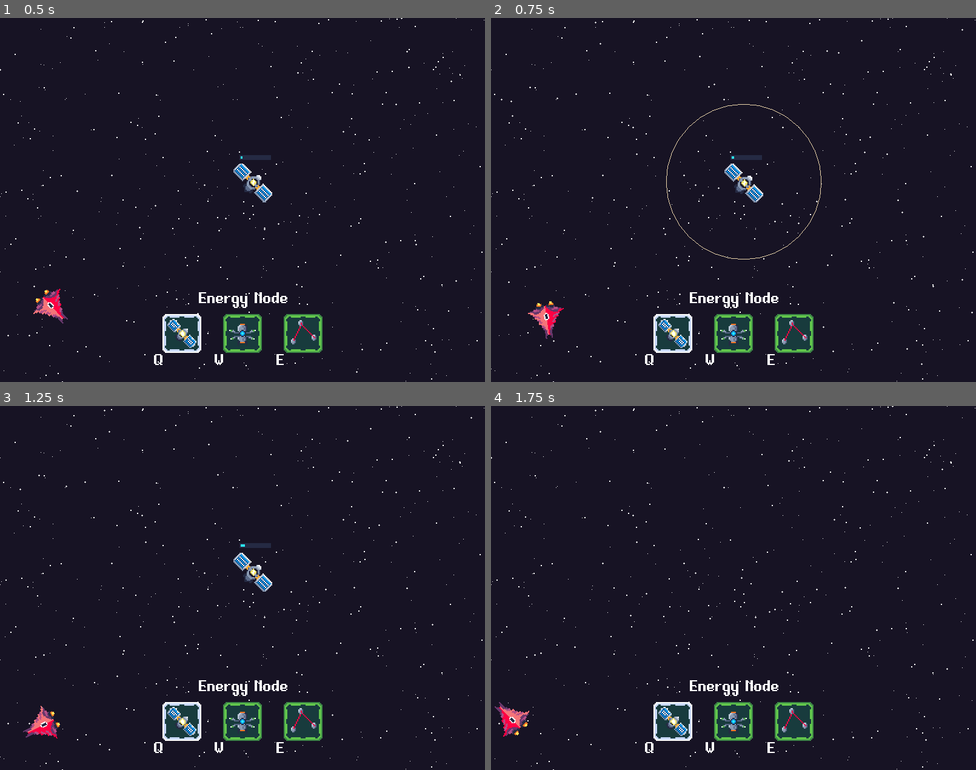
Above: before the commit, frames 1-4 (two rows, left to right).
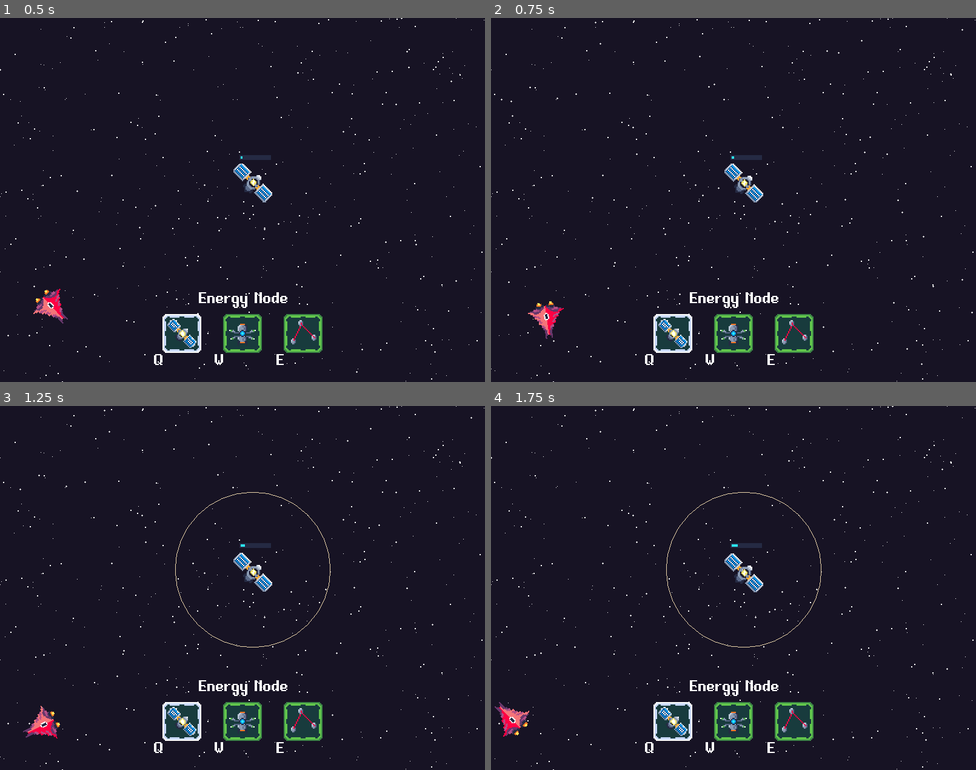
Above: after the commit, the same moments.

Repository: svntax/LD45-StartWithNothing
Game: Godot game, scene res://Scenes/Gameplay.tscn
Two runs of this game, one before a commit and one after it. Both use one fixed random seed, a clock stepped at 60 frames per second and the inputs below.
Inputs (mouse positions are in pixels of both pictures, inside the frame that each line leads up to):
- Up to frame 1 (0.5 s): no input
- Up to frame 2 (0.75 s): move the mouse to (743, 181) at 0.52 s; tap A (Attack) at 0.6 s; click (743, 181) at 0.67 s
- Up to frame 3 (1.25 s): right-click (252, 569) at 0.8 s
- Up to frame 4 (1.75 s): right-click (743, 569) at 1.35 s; click (743, 569) at 1.42 s; tap A (Attack) at 1.55 s

Frame 1 is identical in both runs. In frame 2, 0.2% of the frame differs, in the area x 36-69%, y 23-67%; in frame 3, 0.2%; in frame 4, 0.6%.

Commit message:
Implemented RTS controls

Diff:
--- a/Scripts/GameplayControls.gd
+++ b/Scripts/GameplayControls.gd
@@ -17,13 +17,12 @@
 onready var BUILD_ENERGY_MODE = 1;
 onready var BUILD_GUN_MODE = 2;
 onready var ADD_LINK_MODE = 3;
+onready var SHOOTING_MODE = 4;
 onready var currentMode = BUILD_ENERGY_MODE;
 
 
 func _process(delta):
     mouseArea.global_position = get_viewport().get_mouse_position()
-    if Input.is_action_just_pressed("deselect"):
-        deselectNode()
     if Input.is_action_just_pressed("BuildEnergyNode"):
         currentMode = BUILD_ENERGY_MODE;
         nodeSelectUI.selectEnergyNode()
@@ -36,6 +35,14 @@
         currentMode = ADD_LINK_MODE;
         nodeSelectUI.selectLinkIcon()
         print("Build link mode");
+    if Input.is_action_just_pressed("Attack"):
+        currentMode = SHOOTING_MODE;
+        #nodeSelectUI.selectLinkIcon() TODO
+        print("Build link mode");
+    if Input.is_action_just_pressed("NodeSelection"):
+        if $MouseArea.get_overlapping_areas().size() == 0:
+            print("No overlapping bodies");
+            deselectNode();
 
 
 func _ready():
--- a/Scripts/GunNode.gd
+++ b/Scripts/GunNode.gd
@@ -28,8 +28,8 @@
 
 func _input(event):
     if event is InputEventMouseButton:
-        if event.button_index == BUTTON_RIGHT and event.pressed:
-            if isSelected:
+        if event.button_index == BUTTON_LEFT and event.pressed:
+            if isSelected and nodeSystem.currentMode == nodeSystem.SHOOTING_MODE:
                 if get_currently_available_energy() >= SHOOTING_COST:
                     spend_energy(SHOOTING_COST);
                     var projectile_test = player_projectile.instance();
--- a/Scripts/SpaceNode.gd
+++ b/Scripts/SpaceNode.gd
@@ -124,17 +124,19 @@
 
 func _on_MouseDetectRange_input_event(viewport, event, shape_idx):
     if event is InputEventMouseButton and event.pressed:
-        if event.button_index == BUTTON_LEFT:
-            if not isSelected and not nodeSystem.hasSelectedNode():
+        if event.button_index == BUTTON_RIGHT:
+            if not isSelected:
                 isSelected = true
+                nodeSystem.deselectNode();
                 nodeSystem.selectNode(self)
                 print("mouse range click")
-            elif not isSelected and nodeSystem.hasSelectedNode() and nodeSystem.currentMode == nodeSystem.ADD_LINK_MODE:
+        if event.button_index == BUTTON_LEFT:
+            if not isSelected and nodeSystem.hasSelectedNode() and nodeSystem.currentMode == nodeSystem.ADD_LINK_MODE:
                 nodeSystem.connectNodes(self, nodeSystem.getSelectedNode())
                 nodeSystem.deselectNode()
-        elif event.button_index == BUTTON_RIGHT and !nodeSystem.hasSelectedNode():
+        #elif event.button_index == BUTTON_RIGHT and !nodeSystem.hasSelectedNode():
             #TODO debug node removal, remove later?
-            self.removeNode()
+            #self.removeNode()
 
 func isPositionValid(pos):
     var dist : int = global_position.distance_to(pos)
--- a/project.godot
+++ b/project.godot
@@ -53,6 +53,11 @@
 "events": [ Object(InputEventKey,"resource_local_to_scene":false,"resource_name":"","device":0,"alt":false,"shift":false,"control":false,"meta":false,"command":false,"pressed":false,"scancode":65,"unicode":0,"echo":false,"script":null)
  ]
 }
+NodeSelection={
+"deadzone": 0.5,
+"events": [ Object(InputEventMouseButton,"resource_local_to_scene":false,"resource_name":"","device":0,"alt":false,"shift":false,"control":false,"meta":false,"command":false,"button_mask":0,"position":Vector2( 0, 0 ),"global_position":Vector2( 0, 0 ),"factor":1.0,"button_index":2,"pressed":false,"doubleclick":false,"script":null)
+ ]
+}
 
 [layer_names]
 
